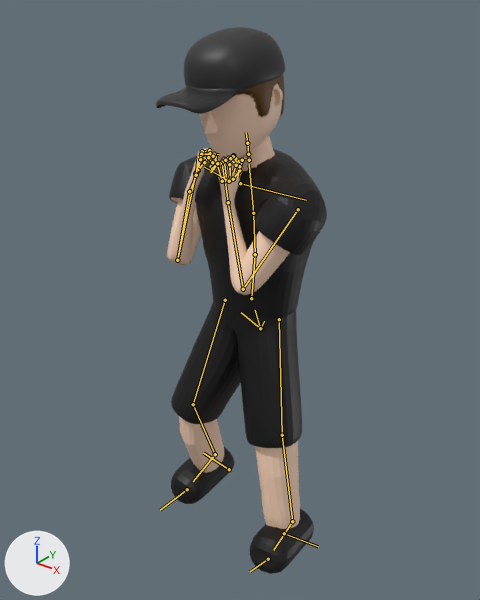
Renders of the FBX model Testing/Assets/Models/enemy.fbx from each side of a commit.
Both versions are drawn from a 50 mm lens placed at (0.991, -1.251, 1.51), pointed at (0.001, -0.015, 0.743). The lights are fixed; the arrows at lower left show +X, +Y and +Z. Both versions are drawn at frame 1147 of the action 'metarig|metarigAction'; the numbers are the values there. The bones that bend it are drawn over the model as lines.

Names of what the first picture shows: 'Shirt', 'Torso'.
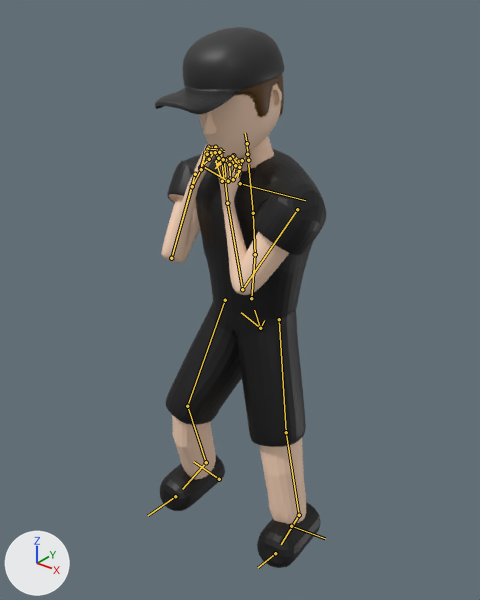
Location of each change, (x1, y1, x2, y2) in pixels of the pictures (480 x 600 px):
'Torso', posed
    before: (156, 27, 314, 574)
    after: (155, 27, 321, 568)
'Shirt', posed
    before: (169, 149, 327, 448)
    after: (166, 149, 326, 447)
bone 'upper_arm.R', root to tip
    before: (195, 174) to (177, 260)
    after: (195, 174) to (171, 258)
bone 'thigh.L', root to tip
    before: (279, 319) to (282, 435)
    after: (279, 319) to (286, 432)
bone 'thigh.R', root to tip
    before: (225, 300) to (193, 404)
    after: (225, 300) to (187, 406)

What the commit changed:
Bone 'upper_arm.R' (bone_upper_arm_r) turns from (46, -24, 66) to (54, -25, 61) degrees about its own x, y and z.
Bone 'thigh.L' (bone_thigh_l) turns from (-10, -6, -12) to (-7, -6, -12) degrees about its own x, y and z.
Bone 'thigh.R' (bone_thigh_r) turns from (-20, 3, 12) to (-25, 3, 12) degrees about its own x, y and z.
